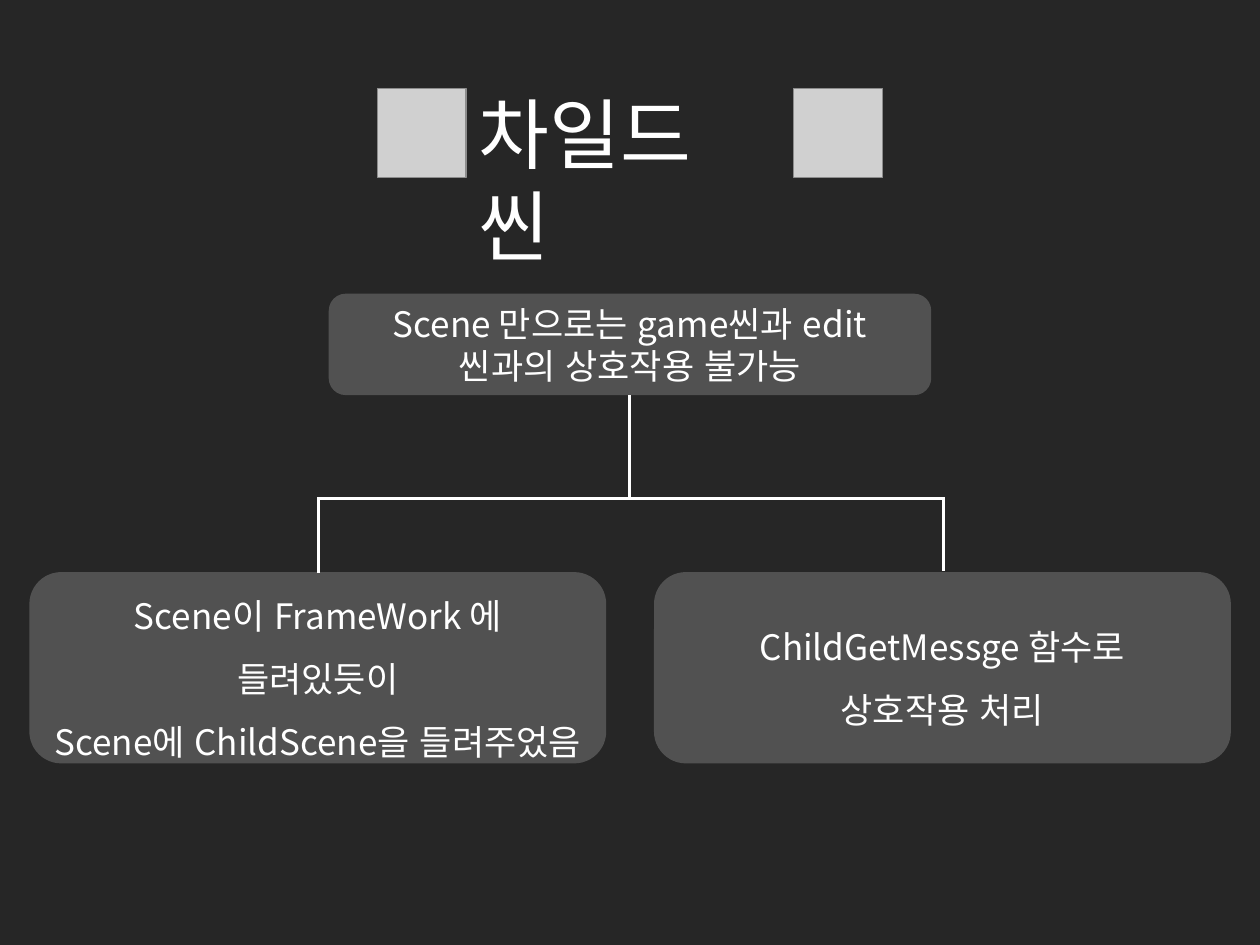
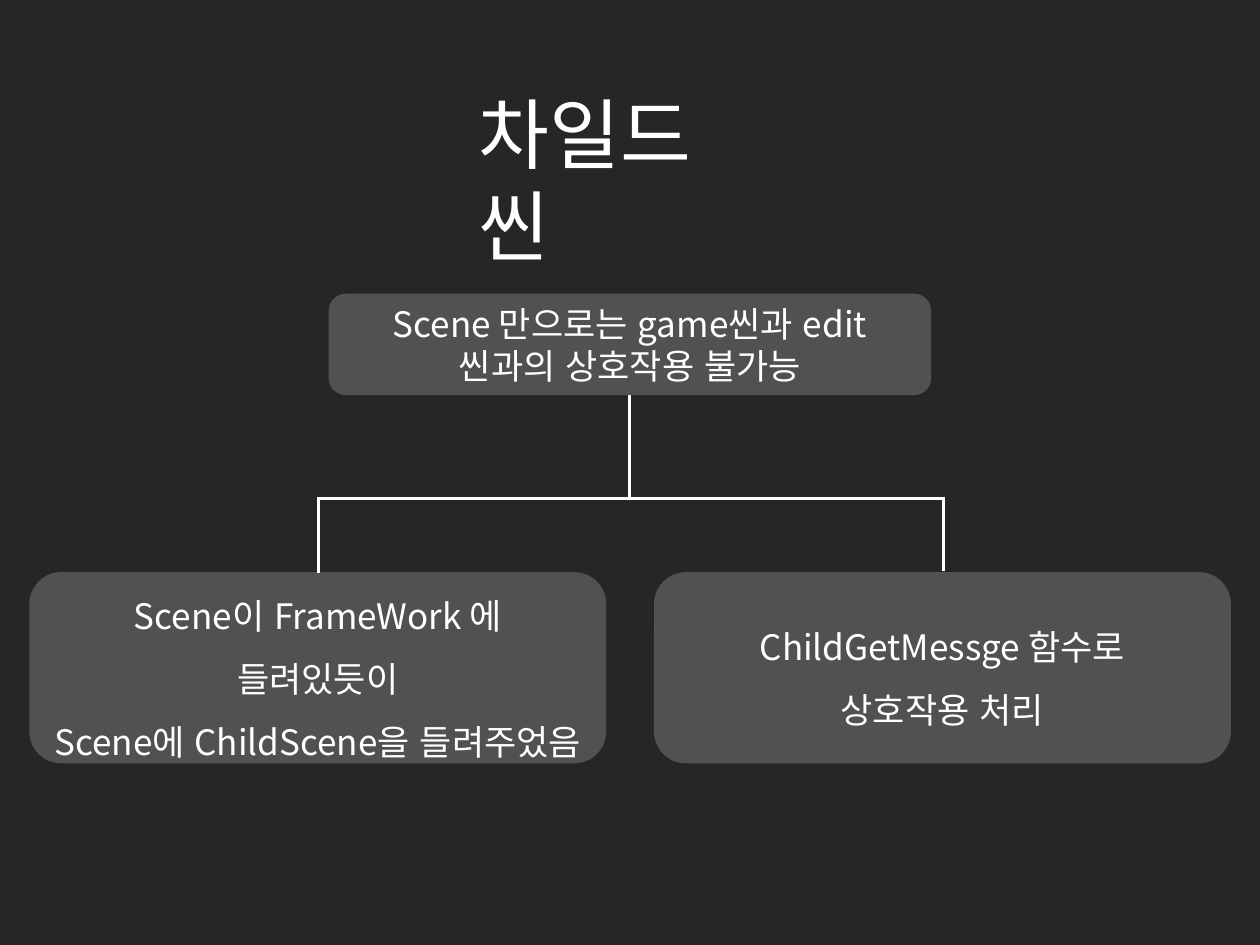
Before and after one commit to cmTEJAVA/Satellite, a slide deck: slide 10 of 발표자료/API 텀프로젝트 발표자료.pptx. Drawn at 1260x945 pixels with LibreOffice and Linux fonts; fonts in the diff are those of the drawing; grey boxes stand for pictures. Boxes give left, top, right and bottom in pixels: in the first picture for what was removed or moved away, otherwise in the second. Text is boxed around its words. In the diff, an @@ line names an element or a change of style, - is before the commit and + after.

```diff
--- a/발표자료/API 텀프로젝트 발표자료.pptx
+++ b/발표자료/API 텀프로젝트 발표자료.pptx
@@ picture removed at <box>377,88,466,178</box> @@
@@ picture removed at <box>794,88,883,178</box> @@
```
Also in this commit, not shown: 2 other slides changed.
